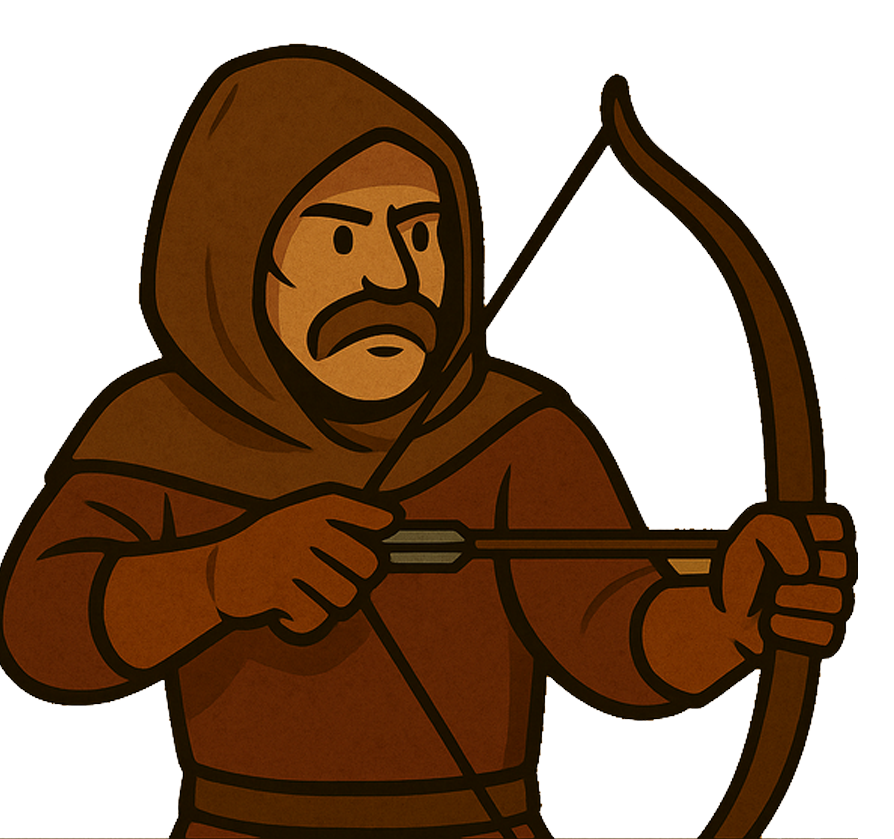
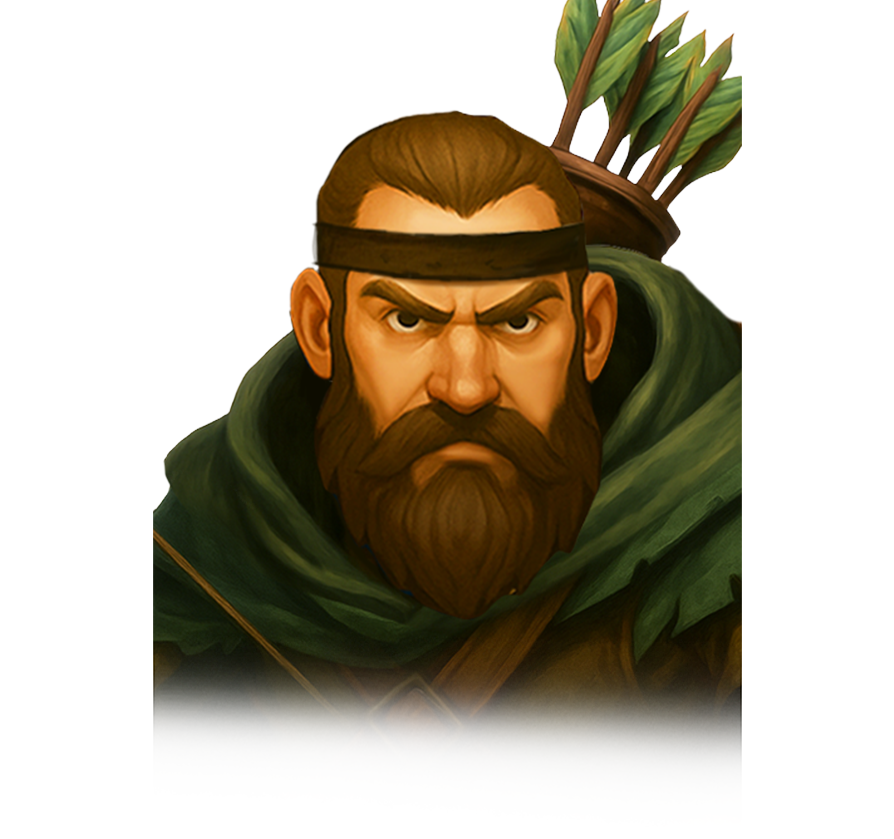
Two versions of the same layered image (894 × 839). Layer-by-layer changes:
added layer "human_hunter" above "Lager 2" over [153, 0, 742, 839]
hid "Lager 2" over [0, 43, 858, 839]